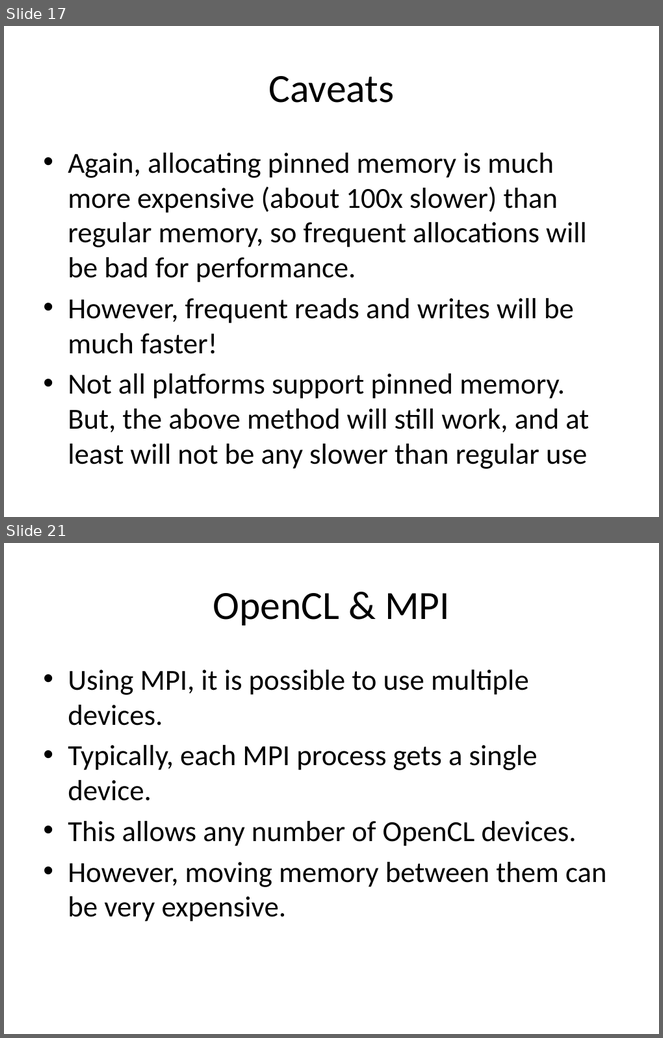
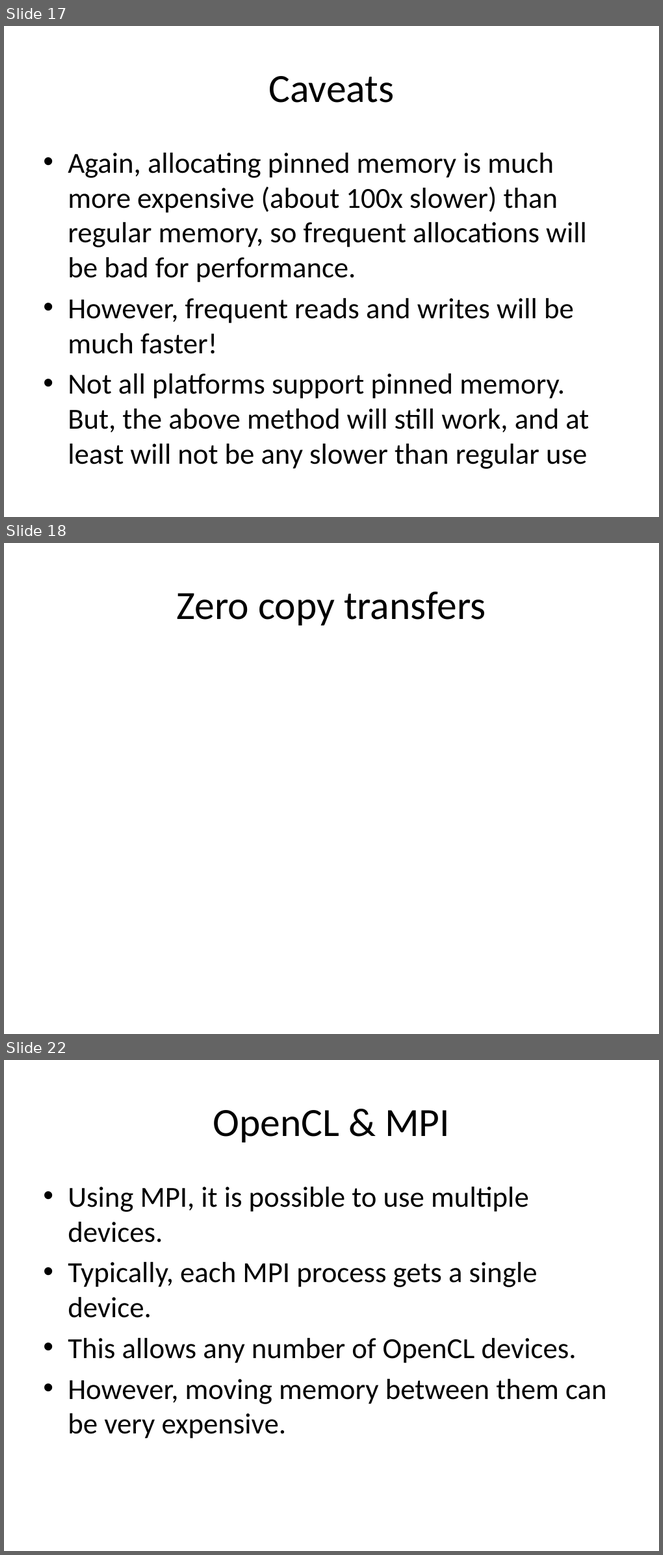
Before and after one commit to UoB-HPC/opencl-training-code, a slide deck: slides/advanced_part1.pptx. Shown one above the other, each under a label of ours: slides 17 and 21 before the commit, slides 17, 18 and 22 after it; the slides between them are not shown. The pictures are 663x1038 and 663x1555 pixels, drawn with LibreOffice and Linux fonts; fonts in the diff are those of the drawing. Boxes give left, top, right and bottom in pixels: in the first picture for what was removed or moved away, otherwise in the second. Text is boxed around its words. In the diff, an @@ line names an element or a change of style, - is before the commit and + after.

```diff
--- a/slides/advanced_part1.pptx
+++ b/slides/advanced_part1.pptx
@@ slide 18 added at bbox=[4, 543, 659, 1034], background #FFFFFF @@
@@ title added at bbox=[177, 591, 486, 626], 44 pt, text #000000 @@
+Zero copy transfers
@@ what was slide 21 is now slide 22 @@
```
Also in this commit, not shown: 9 slides changed.
